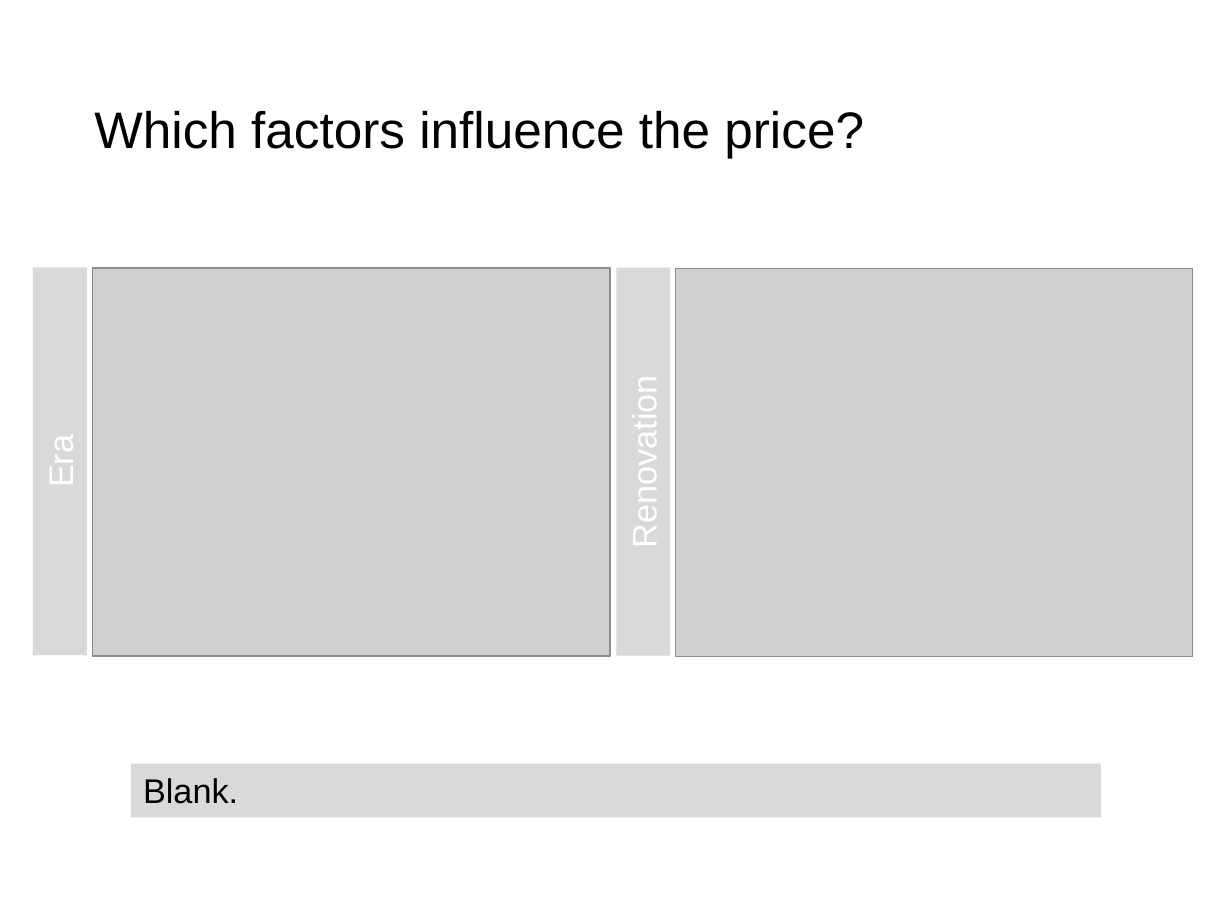
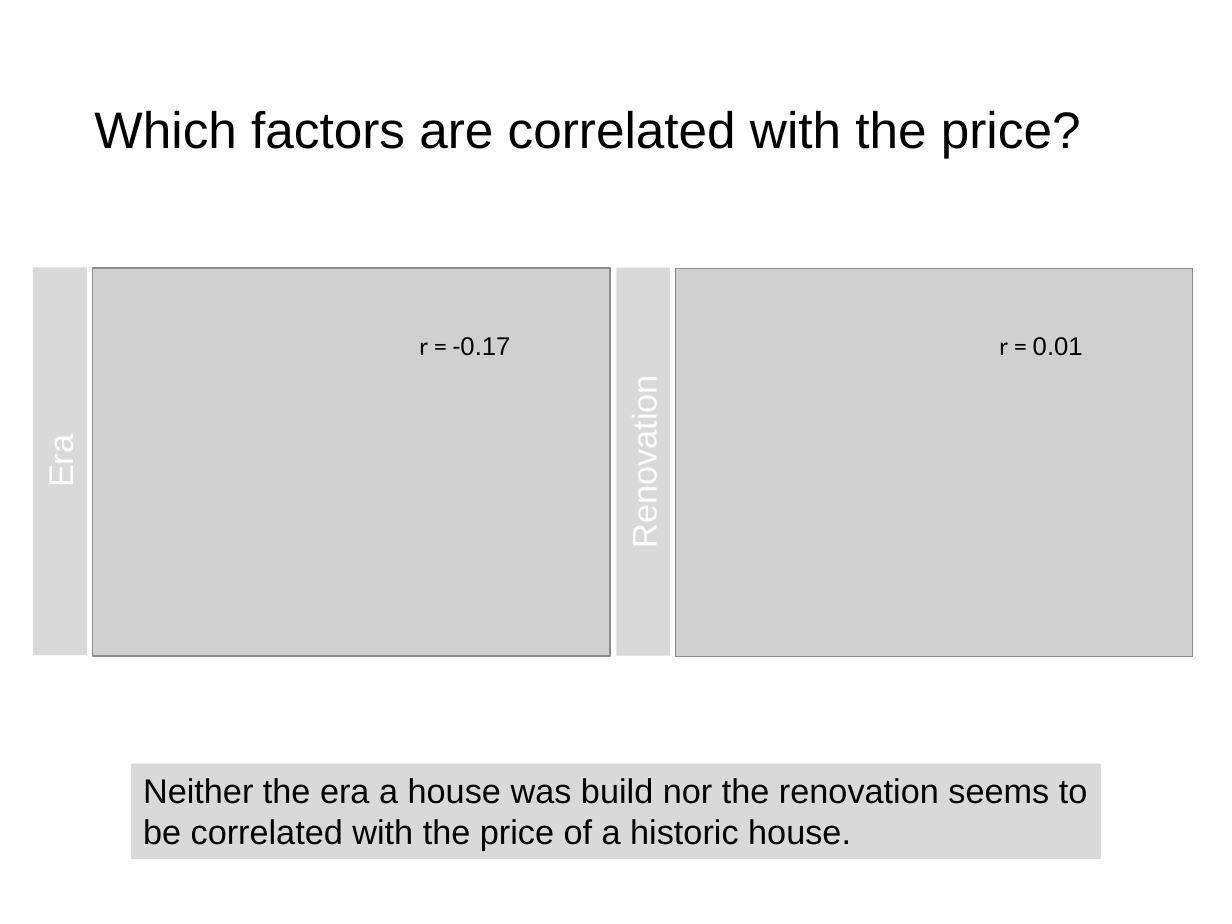
Before and after one commit to JWNowak/eda-project, a slide deck: slide 5 of EDA_presentation.pptx. Drawn at 1232x924 pixels with LibreOffice and Linux fonts; fonts in the diff are those of the drawing; grey boxes stand for pictures. Boxes give left, top, right and bottom in pixels: in the first picture for what was removed or moved away, otherwise in the second. Text is boxed around its words. In the diff, an @@ line names an element or a change of style, - is before the commit and + after.

```diff
--- a/EDA_presentation.pptx
+++ b/EDA_presentation.pptx
@@ title at <box>94,110,1081,158</box>: text changed @@
-Which factors influence the price?
+Which factors are correlated with the price?
@@ text added at <box>419,337,511,356</box>, 15 pt, text #000000 @@
+r = -0.17
@@ text added at <box>999,337,1083,356</box>, 15 pt, text #000000 @@
+r = 0.01
@@ rectangle "Neither the era a house ...": place and size @@
-rectangle "Neither the era a house ..." at <box>131,764,1100,818</box>
+rectangle "Neither the era a house ..." at <box>131,764,1100,859</box>
@@ text in rectangle at <box>143,778,1088,851</box>: text changed @@
-Blank.
+Neither the era a house was build nor the renovation seems to be correlated with the price of a historic house.
```
Also in this commit, not shown: 4 other slides changed, 3 other files.
